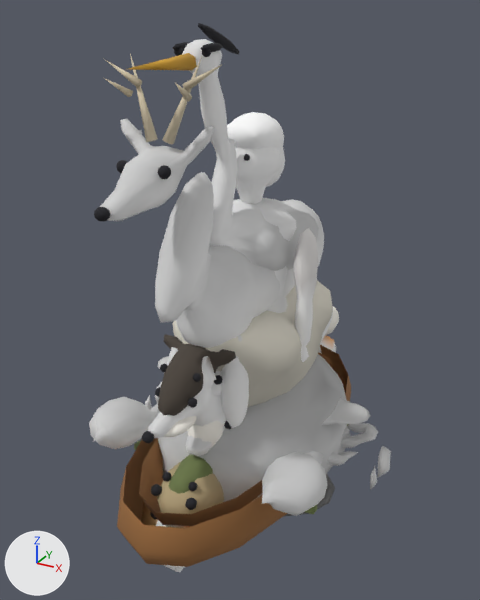
One commit to the glTF model brimful/src/animals.glb: the scene before it, then after it.
One viewpoint serves both versions: a camera (50 mm lens) standing at (1.05, -1.99, 1.68) and looking at (-0.05, 0.01, 0.69). The axes (+X, +Y, +Z) are drawn at lower left. The lights are the same throughout. The older version comes first. Where no turn or scale is listed for an object, it has been applied to the vertices.

In view in the first picture: 'arm0', 'body.005', 'body.006', 'body.007', 'body.008', 'face', 'hair', 'head', 'hull', 'shell', 'skin', 'wool' and 25 more.
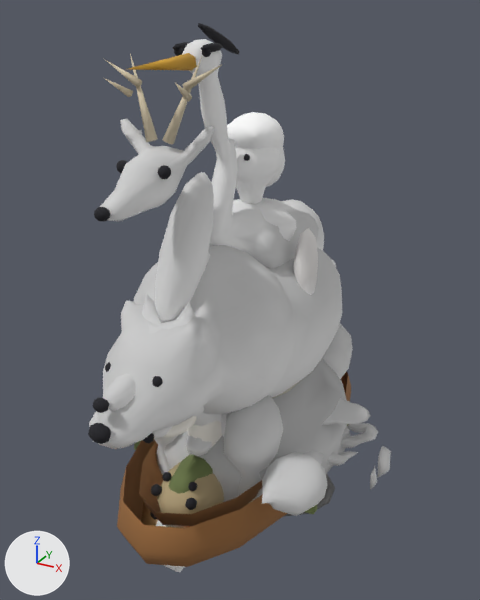
What the commit changed:
Mesh me_sphere_281_1 is new.
It is an icosphere of 80 faces spanning x -0.024..0.024, y -0.865..-0.825, z 0.7..0.74.
It uses material mat_dark.
Mesh me_sphere_291 is new.
It has 56 vertices, 108 faces and spans x -0.044..0.044, y -0.053..0.053, z -0.479..0.003.
It uses material mat_tint.
Mesh me_sphere_288 is new.
It has 410 vertices, 816 faces and spans x -0.14..0.13, y -0.83..0.81, z 0.35..0.91.
It uses material mat_tint.
Mesh me_sphere_303 is new.
It is an icosphere of 80 faces spanning x -0.035..0.035, y -0.885..-0.835, z 0.612..0.668.
It uses material mat_dark.
Mesh me_sphere_318 is new.
It has 56 vertices, 108 faces and spans x -0.097..0.093, y -0.124..0.124, z -0.505..0.009.
It uses material mat_tint.
Mesh me_sphere_315 is new.
It has 56 vertices, 108 faces and spans x -0.101..0.1, y -0.126..0.112, z -0.5..0.009.
It uses material mat_tint.
Mesh me_sphere_312 is new.
It has 56 vertices, 108 faces and spans x -0.095..0.097, y -0.126..0.124, z -0.504..0.009.
It uses material mat_tint.
Mesh me_sphere_322 is new.
It has 84 vertices, 160 faces and spans x -0.098..0.098, y -0.718..-0.682, z 0.722..0.758.
It uses material mat_dark.
Mesh me_sphere_309 is new.
It has 410 vertices, 816 faces and spans x -0.295..0.295, y -0.855..0.543, z 0.325..0.994.
It uses material mat_tint.
Object 'nose.002' (ob_nose_002) is new; it shows me_sphere_281_1.
Its location is (0.0, 0.0, 0.0).
Object 'leg0.005' (ob_leg0_005) is new; it shows me_sphere_291.
Its location is (0.08, -0.28, 0.48).
Object 'body.014' (ob_body_014) is new; it shows me_sphere_288.
Its location is (0.0, 0.0, 0.0).
Object 'nose.003' (ob_nose_003) is new; it shows me_sphere_303.
Its location is (0.0, 0.0, 0.0).
Object 'leg2.004' (ob_leg2_004) is new; it shows me_sphere_318.
Its location is (0.18, 0.36, 0.5).
Object 'leg1.006' (ob_leg1_006) is new; it shows me_sphere_315.
Its location is (-0.17, -0.3, 0.5).
Object 'leg0.006' (ob_leg0_006) is new; it shows me_sphere_312.
Its location is (0.17, -0.3, 0.5).
Object 'eyes.016' (ob_eyes_016) is new; it shows me_sphere_322.
Its location is (0.0, 0.0, 0.0).
Object 'body.015' (ob_body_015) is new; it shows me_sphere_309.
Its location is (0.0, 0.0, 0.0).

Pixel boxes [x1, y1, x2, y2] of what changed, in the pictures (480 x 600 px):
'body.015', added: after [96, 245, 342, 448]
'leg0.006', added: after [224, 395, 283, 504]
'body.014', added (mostly hidden): after [103, 259, 336, 411]
'leg2.004', added: after [322, 324, 353, 379]
'leg1.006', added: after [154, 436, 177, 475]
'nose.003', added: after [88, 423, 111, 444]
'nose.002', added: after [92, 397, 109, 413]
'eyes.016', added: after [105, 362, 163, 387]
'leg0.005', added (mostly hidden): after [221, 414, 227, 437]
'wool', unchanged, covered by the edit: before [172, 281, 333, 407]; after [272, 380, 301, 398]
'face', unchanged, covered by the edit: before [158, 334, 236, 416]
'body.006', unchanged, covered by the edit: before [148, 306, 333, 438]; after [152, 407, 222, 438]
'leg0.001', unchanged, covered by the edit: before [221, 335, 249, 429]
